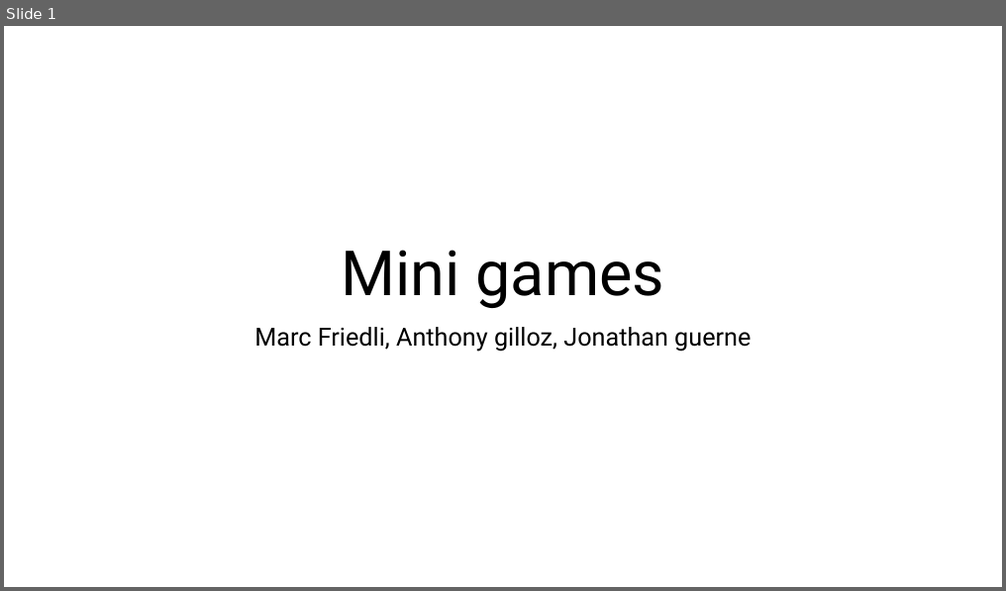
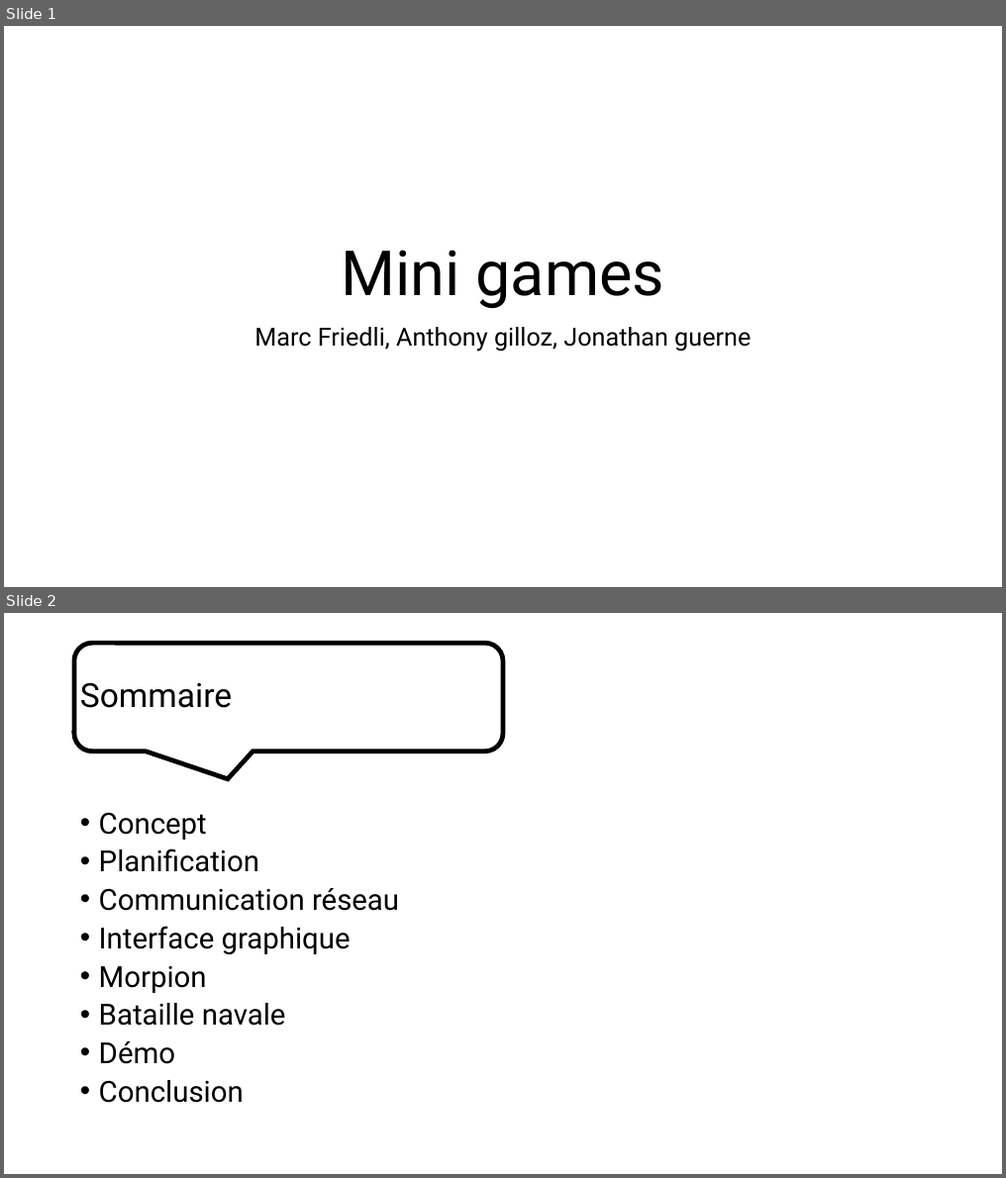
Before and after one commit to JonathanGuerne/MiniGames, a slide deck: Documentation/Présentation/Présentation.pptx. Shown one above the other, each under a label of ours: slide 1 before the commit, slides 1 and 2 after it. The pictures are 1006x591 and 1006x1178 pixels, drawn with LibreOffice and Linux fonts; fonts in the diff are those of the drawing; background and template pictures are left out. Boxes give left, top, right and bottom in pixels: in the first picture for what was removed or moved away, otherwise in the second. Text is boxed around its words. In the diff, an @@ line names an element or a change of style, - is before the commit and + after.

Commit message:
presentation

```diff
--- a/Documentation/Présentation/Présentation.pptx
+++ b/Documentation/Présentation/Présentation.pptx
@@ slide 2 added at (4, 613, 1002, 1174), background picture (left out) @@
@@ rounded speech box added at (74, 643, 503, 752), fill #FFFFFF, outline #000000 4.5 pt @@
@@ title added at (80, 682, 232, 708), 32 pt, text #000000 @@
+Sommaire
@@ text added at (99, 812, 399, 1103), 28 pt, text #000000 @@
+• Concept
+• Planification
+• Communication réseau
+• Interface graphique
+• Morpion
+• Bataille navale
+• Démo
+• Conclusion
```
Also in this commit, not shown: 9 other slides added, 4 slides removed.
